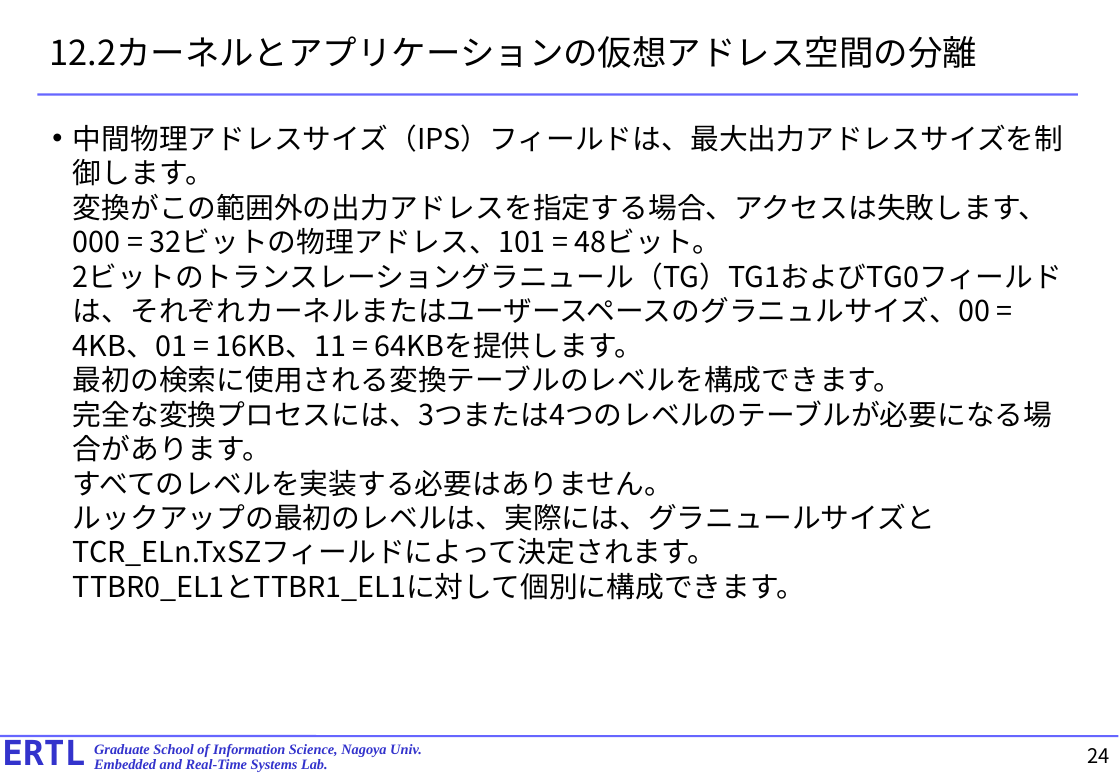
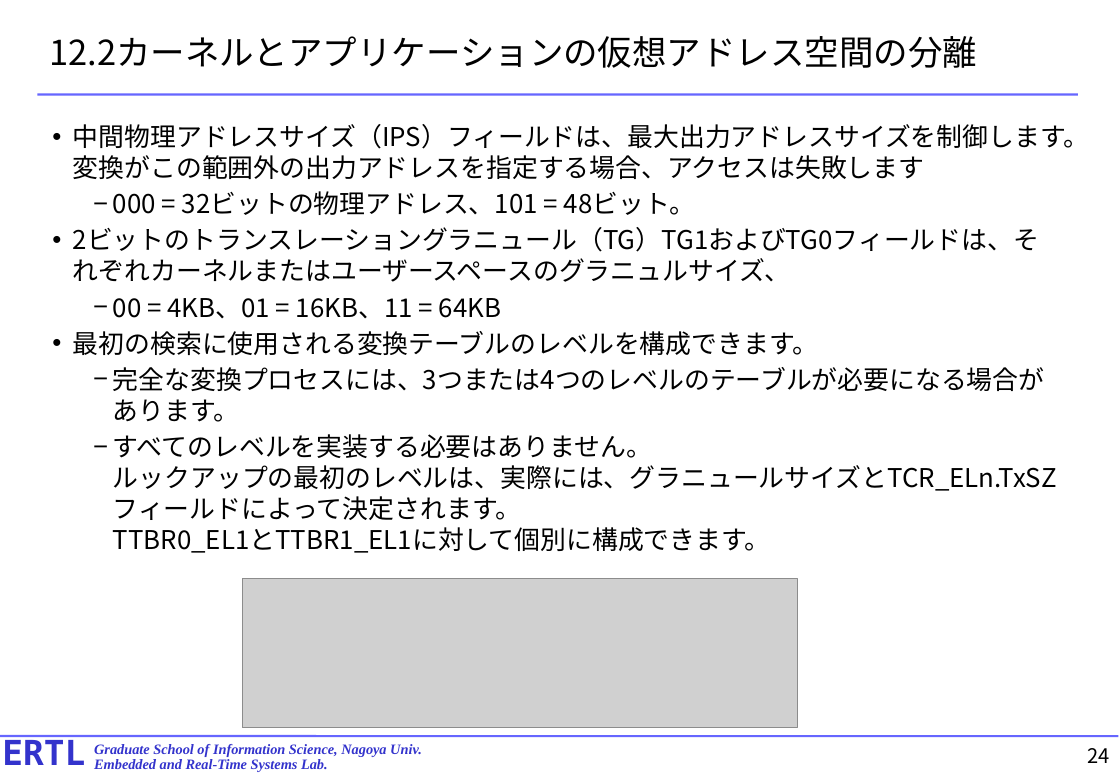
Before and after one commit to exshonda/arm64_basic, a slide deck: slide 24 of text/10.chapter12.pptx. Drawn at 1120x775 pixels with LibreOffice and Linux fonts; fonts in the diff are those of the drawing; grey boxes stand for pictures. Boxes give left, top, right and bottom in pixels: in the first picture for what was removed or moved away, otherwise in the second. Text is boxed around its words. In the diff, an @@ line names an element or a change of style, - is before the commit and + after.

```diff
--- a/text/10.chapter12.pptx
+++ b/text/10.chapter12.pptx
@@ text at (73, 124, 1089, 553): text changed; size 20 to 18 pt @@
-• 中間物理アドレスサイズ（IPS）フィールドは、最大出力アドレスサイズを制御します。
-  変換がこの範囲外の出力アドレスを指定する場合、アクセスは失敗します、000 = 32ビットの物理アドレス、101 = 48ビット。
-  2ビットのトランスレーショングラニュール（TG）TG1およびTG0フィールドは、それぞれカーネルまたはユーザースペースのグラニュルサイズ、00 = 4KB、01 = 16KB、11 = 64KBを提供します。
-  最初の検索に使用される変換テーブルのレベルを構成できます。
-  完全な変換プロセスには、3つまたは4つのレベルのテーブルが必要になる場合があります。
-  すべてのレベルを実装する必要はありません。
-  ルックアップの最初のレベルは、実際には、グラニュールサイズとTCR_ELn.TxSZフィールドによって決定されます。
-  TTBR0_EL1とTTBR1_EL1に対して個別に構成できます。
+• 中間物理アドレスサイズ（IPS）フィールドは、最大出力アドレスサイズを制御します。変換がこの範囲外の出力アドレスを指定する場合、アクセスは失敗します
+  − 000 = 32ビットの物理アドレス、101 = 48ビット。
+• 2ビットのトランスレーショングラニュール（TG）TG1およびTG0フィールドは、それぞれカーネルまたはユーザースペースのグラニュルサイズ、
+  − 00 = 4KB、01 = 16KB、11 = 64KB
+• 最初の検索に使用される変換テーブルのレベルを構成できます。
+  − 完全な変換プロセスには、3つまたは4つのレベルのテーブルが必要になる場合があります。
+  − すべてのレベルを実装する必要はありません。
+    ルックアップの最初のレベルは、実際には、グラニュールサイズとTCR_ELn.TxSZフィールドによって決定されます。
+    TTBR0_EL1とTTBR1_EL1に対して個別に構成できます。
@@ picture added at (242, 579, 797, 729) @@
```
Also in this commit, not shown: 31 other slides changed, 1 slide added.
